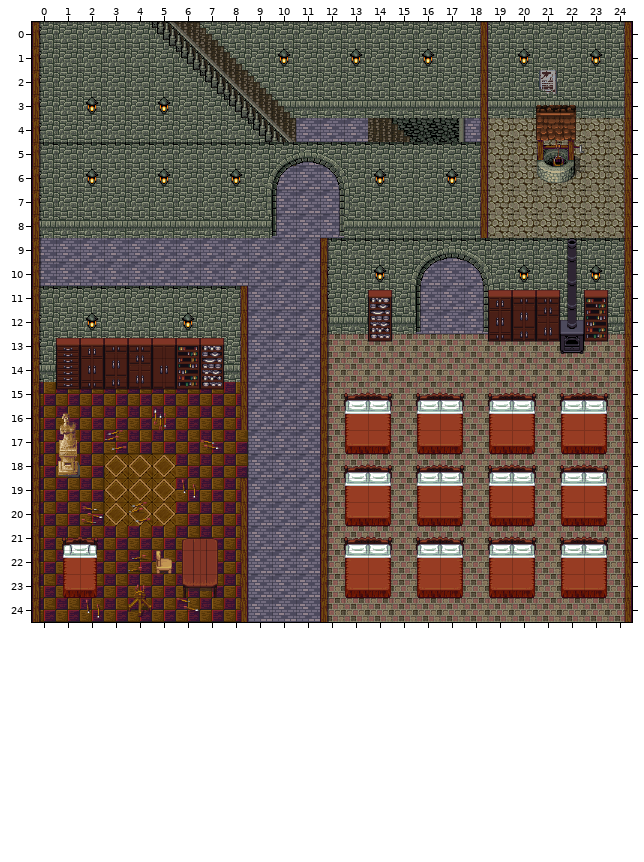
Two versions of a level (Tiled map, OutOfGameAssets/TiledFiles/Temple of Azyre int2.tmx). The picture above is the old version.
Cells are 32x32 px. Shown: x 0..24, y 0..24.
And afterwards:
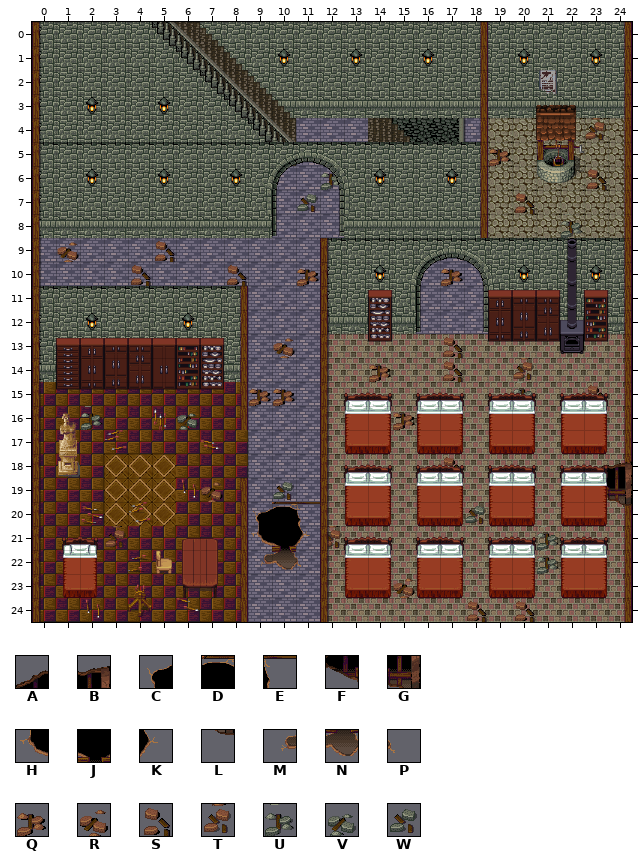
Key: from "Inq XP MT- Medieval Town4": A 830, B 831, C 832, D 833, E 834, F 838, G 839, H 840, J 841, K 842, L 847, M 848, N 849, P 850, Q 958, R 959, S 966, T 967, U 1024, V 1025, W 1032.
_ is an empty cell.
Tiles of an added or newly shown layer are drawn over the layers below it.
Diff:
{"where": "layer \"rubble\" (added)"}
{"y":4,"x":23,"old":"_","new":"T"}
{"y":5,"x":19,"old":"_","new":"Q"}
{"y":6,"x":12,"old":"_","new":"U"}
{"y":6,"x":23,"old":"_","new":"S"}
{"y":7,"x":11,"old":"_","new":"W"}
{"y":7,"x":20,"old":"_","new":"S"}
{"y":8,"x":22,"old":"_","new":"U"}
{"y":9,"x":1,"old":"_","new":"R"}
{"y":9,"x":5,"old":"_","new":"S"}
{"y":10,"x":4,"old":"_","new":"S"}
{"y":10,"x":8,"old":"_","new":"S"}
{"y":10,"x":11,"old":"_","new":"Q"}
{"y":10,"x":17,"old":"_","new":"Q"}
{"y":13,"x":10,"old":"_","new":"R"}
{"y":13,"x":17,"old":"_","new":"S"}
{"y":14,"x":14,"old":"_","new":"Q"}
{"y":14,"x":17,"old":"_","new":"S"}
{"y":14,"x":20,"old":"_","new":"T"}
{"y":15,"x":9,"old":"__","new":"QQ"}
{"y":15,"x":20,"old":"_","new":"U"}
{"y":15,"x":23,"old":"_","new":"S"}
{"y":16,"x":2,"old":"_","new":"U"}
{"y":16,"x":6,"old":"_","new":"V"}
{"y":16,"x":15,"old":"_","new":"Q"}
{"y":18,"x":17,"old":"_","new":"S"}
{"y":18,"x":23,"old":"__","new":"AB"}
{"y":19,"x":7,"old":"_","new":"R"}
{"y":19,"x":10,"old":"_","new":"W"}
{"y":19,"x":23,"old":"__","new":"FG"}
{"y":20,"x":9,"old":"___","new":"CDE"}
{"y":20,"x":18,"old":"_","new":"W"}
{"y":20,"x":24,"old":"_","new":"L"}
{"y":21,"x":3,"old":"_","new":"T"}
{"y":21,"x":9,"old":"____","new":"HJKT"}
{"y":21,"x":21,"old":"_","new":"U"}
{"y":22,"x":9,"old":"___","new":"MNP"}
{"y":22,"x":21,"old":"_","new":"U"}
{"y":23,"x":15,"old":"_","new":"R"}
{"y":24,"x":18,"old":"_","new":"S"}
{"y":24,"x":20,"old":"_","new":"S"}
